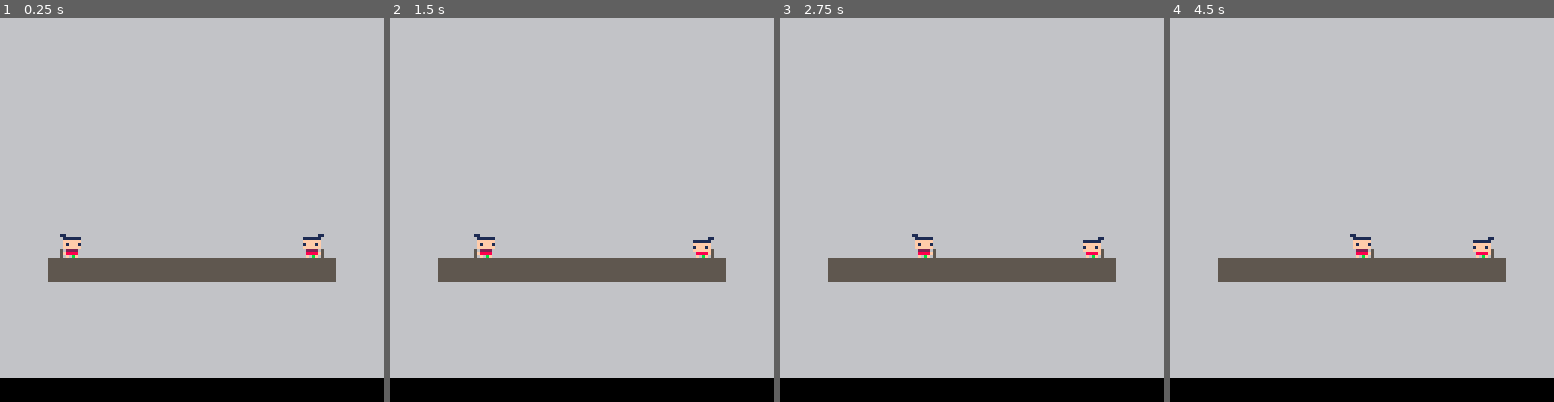
Above: before the commit, frames 1-4 (left to right).
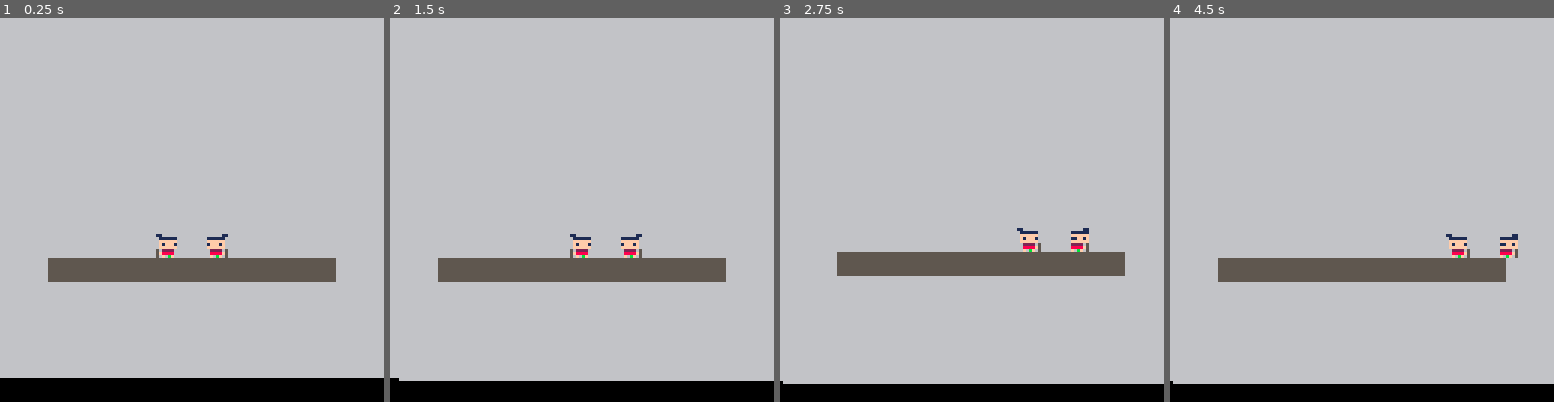
Above: after the commit, the same moments.

Repository: Wagomu056/chanbara
Game: PICO-8 cartridge chanbara.p8
Two runs of this game, one before a commit and one after it. Both use one fixed random seed, a clock stepped at 60 frames per second and the inputs below.
Inputs:
- Up to frame 1 (0.25 s): no input
- Up to frame 2 (1.5 s): tap X (X key) at 0.33, 1.07 s; tap O (Z key) at 0.7 s
- Up to frame 3 (2.75 s): tap O (Z key) at 1.7, 2.1, 2.5 s; tap X (X key) at 1.85 s
- Up to frame 4 (4.5 s): tap O (Z key) every 0.4 s from 2.9 to 4.1 s; tap X (X key) at 2.97, 4.08 s

The runs differ from the first frame. In frame 1, 1.0% of the frame differs, in the area x 15-85%, y 56-63%; in frame 2, 1.7%; in frame 3, 4.9%, in the area x 0-100%, y 54-96%; in frame 4, 2.5%.

Commit message:
ガードアクション追加

Diff:
--- a/chanbara.p8
+++ b/chanbara.p8
@@ -109,9 +109,13 @@
 anim_table["pl_slash"]
 = anim.data.new({2,3},1,1,{0.2,0.2},{0,8},{nil,"regist_atk"},false)
 anim_table["pl_damage"]
-= anim.data.new({5},1,1,{0.2},{0},{nil},false)
+= anim.data.new({5},1,1,{0.2},{-8},{nil},false)
 anim_table["pl_guard"]
 = anim.data.new({4},1,1,{1},{0},{nil},true)
+anim_table["pl_guard_scc"]
+= anim.data.new({7},1,1,{0.05},{0},{nil},false)
+anim_table["pl_reflect"]
+= anim.data.new({6},1,1,{0.4},{-8},{nil},false)
 
 anim.controller = {}
 anim.controller.new = function(owner)
@@ -122,9 +126,11 @@
 	obj.data = {}
 	obj.spr_index = 0
 	obj.elapsed_time = 0.0
+	obj.crnt_move = 0
 	obj.is_end = false
 	obj.just_change = false
 	obj.is_mirror = false
+	obj.is_first = false
 	obj.owner = owner
 
 	-- functions
@@ -138,6 +144,8 @@
 			self.is_end = true
 		end
 		self.just_change = false
+		self.crnt_move = self.data.moves[1]
+		self.is_first = true
 	end
 
 	obj.update = function(self, delta_time)
@@ -146,6 +154,10 @@
 		end
 
 		self.just_change = false
+
+		if self.is_first == false then
+			self.crnt_move = 0
+		end
 
 		self.elapsed_time += delta_time
 
@@ -166,10 +178,14 @@
 			if self.just_change then
 				local tag = self.data.func_tags[self.spr_index + 1]
 				self.owner:callback_anim_change(tag)
+
+				self.crnt_move = self.data.moves[self.spr_index + 1]
 			end
 
 			self.elapsed_time = 0.0
 		end
+
+		self.is_first = false
 	end
 
 	obj.get_spr = function(self)
@@ -177,15 +193,11 @@
 	end
 
 	obj.get_move = function(self)
-		if self.just_change == false then
-			return 0.0
-		else
-			local move = self.data.moves[self.spr_index + 1]
-			if self.is_mirror then
-				move *= -1
-			end
-			return move
-		end
+		local move = self.crnt_move
+		if self.is_mirror then
+			move *= -1
+		end
+		return move
 	end
 
 	obj.debug_draw = function(self)
@@ -442,7 +454,7 @@
 	end
 
 	-- setting function
-	obj.atk_callback = function(self)
+	obj.atk_callback = function(self, def_box)
 	end
 
 	obj.def_callback = function(self, atk_box)
@@ -469,6 +481,7 @@
 	obj.request_pos = math.vec2.new(0, 0)
 	obj.atk_hitbox = hit.data.new(obj)
 	obj.is_req_atk = false
+	obj.insert_action = nil
 	obj.is_damage = false
 
 	-- function
@@ -508,12 +521,12 @@
 		self:apply_request_pos()
 		self:proc_req_atk()
 
-		self.is_damage = false
+		self.insert_action = nil
 	end
 
 	obj.update_action = function(self)
-		if self.is_damage then
-			self.action = "damage"
+		if self.insert_action != nil then
+			self.action = self.insert_action
 			return
 		end
 
@@ -546,16 +559,6 @@
 	end
 
 	obj.update_request_pos = function(self)
-		if self.is_damage then
-			self.request_pos.x = -8
-			local is_mirro = (self.direction == "left")
-			if is_mirro then
-				self.request_pos.x *= -1
-			end
-
-			return
-		end
-
 		self.request_pos.x
 		= self.anim_controller:get_move()
 	end
@@ -591,8 +594,20 @@
 		end
 	end
 
+	obj.atk_callback = function(self, def_box)
+		if def_box.owner.action == "guard" then
+			self.insert_action = "reflect"
+		end
+	end
+
 	obj.def_callback = function(self, atk_box)
-		self.is_damage = true
+		if self.action == "guard" then
+			self.insert_action = "guard_scc"
+			shake_offset = 0.2
+			return
+		end
+
+		self.insert_action = "damage"
 		shake_offset = 0.2
 	end
 
@@ -622,7 +637,8 @@
 			pl:init(i, directin)
 
 			local window_center = 64
-			local gap = 40
+			--local gap = 40
+			local gap = 8
 			if directin == "right" then
 				gap *= -1
 			end
@@ -697,20 +713,20 @@
 end
 
 __gfx__
-11000000000000001100000011000000000000701100000000000000000000000000000000000000000000000000000000000000000000000000000000000000
-01111110110000000111111001111110110006571111110000000000000000000000000000000000000000000000000000000000000000000000000000000000
-0ffffff0011111100ffffff00ffffff001111657ffffff0000000000000000000000000000000000000000000000000000000000000000000000000000000000
-0f1fff100ffffff07665ff100f1fff100ffff656f1ff110000000000000000000000000000000000000000000000000000000000000000000000000000000000
-0ffffff00f1fff105555fff00ffffff00f1ff656ffffff0000000000000000000000000000000000000000000000000000000000000000000000000000000000
-502222005ffffff066652200002222050ffff5555022220000000000000000000000000000000000000000000000000000000000000000000000000000000000
-5f8888005f88880000888000008888f5008888f05f88880000000000000000000000000000000000000000000000000000000000000000000000000000000000
-50f00f0050f00f0000f0000000f00f0500f00f0050f00f0000000000000000000000000000000000000000000000000000000000000000000000000000000000
-00000000000000000000000000000000000000000000000000000000000000000000000000000000000000000000000000000000000000000000000000000000
-00000000000000000000000000000000000000000000000000000000000000000000000000000000000000000000000000000000000000000000000000000000
-00000000000000000000000000000000000000000000000000000000000000000000000000000000000000000000000000000000000000000000000000000000
-00000000000000000000000700000000000000000000000000000000000000000000000000000000000000000000000000000000000000000000000000000000
-00000000000000000000007500000000000000000000000000000000000000000000000000000000000000000000000000000000000000000000000000000000
-00007766000077660000000666770000000000000000776600000000000000000000000000000000000000000000000000000000000000000000000000000000
+11000000000000001100000011000000000000701100000011000000000070000000000000000000000000000000000000000000000000000000000000000000
+01111110110000000111111001111110110006571111110011111100110657000000000000000000000000000000000000000000000000000000000000000000
+0ffffff0011111100ffffff00ffffff001111657ffffff00ffffff00011657100000000000000000000000000000000000000000000000000000000000000000
+0f1fff100ffffff07665ff100f1fff100ffff656f1ff1100665f11000ff657f00000000000000000000000000000000000000000000000000000000000000000
+0ffffff00f1fff105555fff00ffffff00f1ff656ffffff00555fff000f1656100000000000000000000000000000000000000000000000000000000000000000
+502222005ffffff066652200002222050ffff55550222200665222000ff555f00000000000000000000000000000000000000000000000000000000000000000
+5f8888005f88880000888000008888f5008888f05f888800008888000088f8000000000000000000000000000000000000000000000000000000000000000000
+50f00f0050f00f0000f0000000f00f0500f00f0050f00f0000f00f0000f00f000000000000000000000000000000000000000000000000000000000000000000
+00000000000000000000000000000000000000000000000000000000000000000000000000000000000000000000000000000000000000000000000000000000
+00000000000000000000000000000000000000000000000000000000000000000000000000000000000000000000000000000000000000000000000000000000
+00000000000000000000000000000000000000000000000000000000000000000000000000000000000000000000000000000000000000000000000000000000
+00000000000000000000000700000000000000000000000000000077000000000000000000000000000000000000000000000000000000000000000000000000
+00000000000000000000007500000000000000000000000000000755000000000000000000000000000000000000000000000000000000000000000000000000
+00007766000077660000000666770000000000000000776600000066000000000000000000000000000000000000000000000000000000000000000000000000
 00075555000755550000000055557000000000000007555500000000000000000000000000000000000000000000000000000000000000000000000000000000
 00006666000066660000000066660000000000000000666600000000000000000000000000000000000000000000000000000000000000000000000000000000
 00000000000000000000000000000000000000000000000000000000000000000000000000000000000000000000000000000000000000000000000000000000
